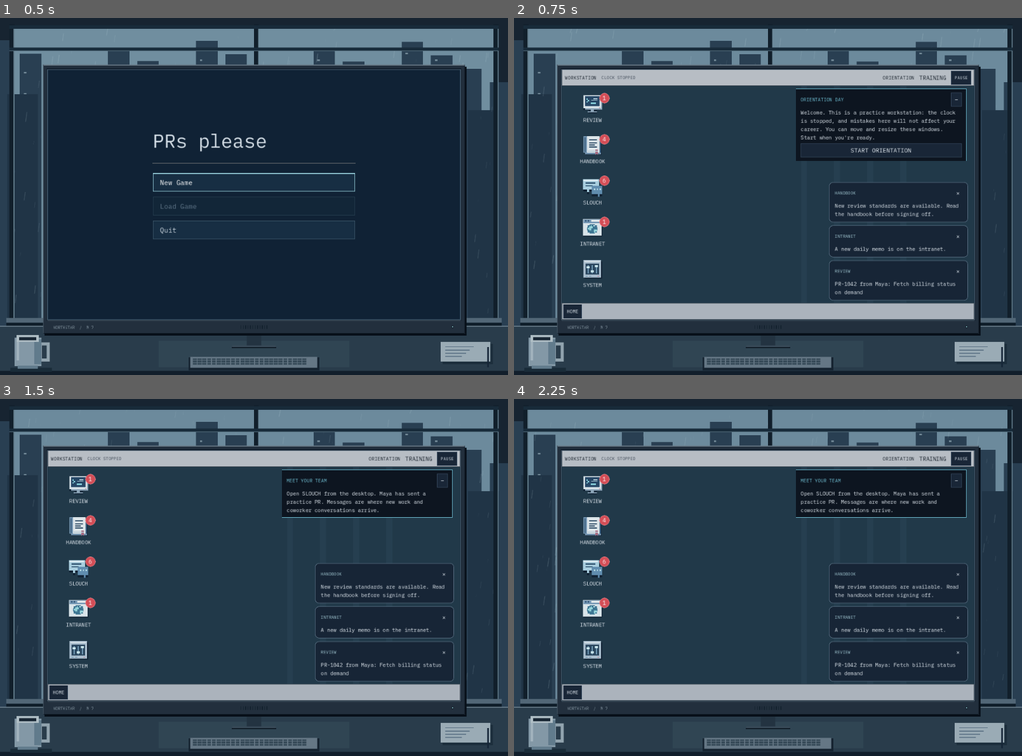
Above: before the commit, frames 1-4 (two rows, left to right).
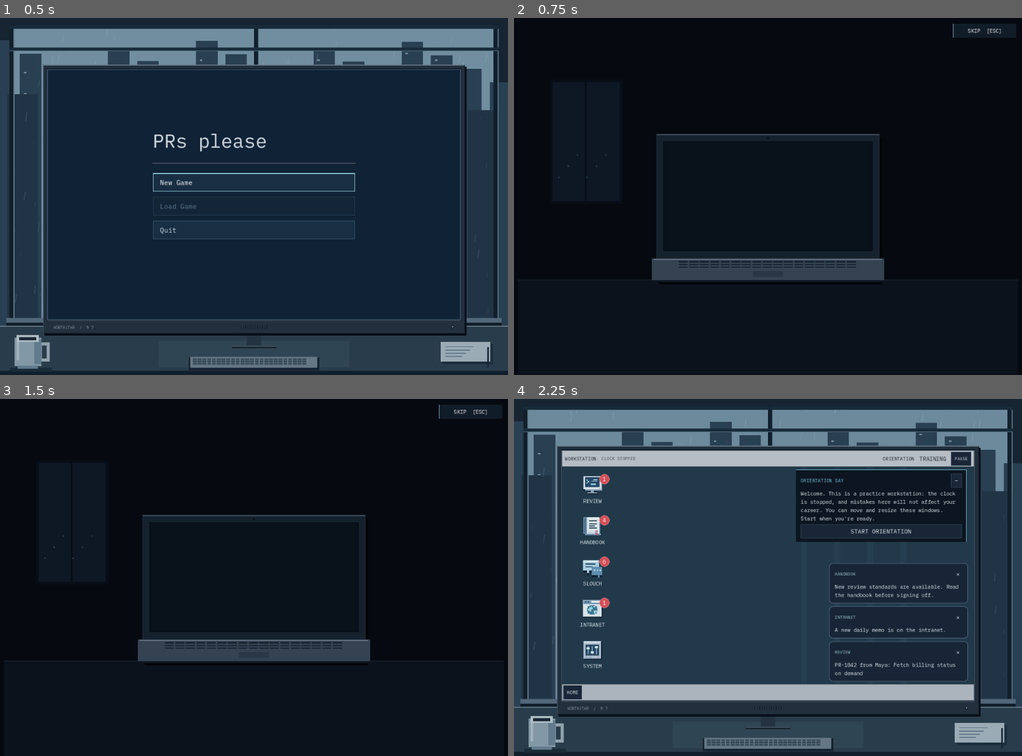
Above: after the commit, the same moments.

Repository: exponent-to/last-review
Game: Godot game, scene res://native/main.tscn
The game is run twice, just before and just after one commit, with the same random seed, the same clock (stepped at 60 frames per second) and the same inputs.
Inputs (mouse positions are in pixels of both pictures, inside the frame that each line leads up to):
- Up to frame 1 (0.5 s): no input
- Up to frame 2 (0.75 s): click "New Game" at 0.5 s
- Up to frame 3 (1.5 s): click (365, 531) at 1.25 s, where only the run before the commit has a clickable "START ORIENTATION"
- Up to frame 4 (2.25 s): click (986, 413) at 2 s, where only the run after the commit has a clickable "SKIP [ESC]"

Frame 1 is identical in both runs. In frame 2, 90% of the frame differs, in the area x 0-100%, y 0-100%; in frame 3, 91%; in frame 4, 1.8%.

Commit message:
feat: connect cold open and untimed morning news to each workday

Diff:
--- a/native/cold_open.gd
+++ b/native/cold_open.gd
@@ -127,12 +127,13 @@
 	if _completed or not is_visible_in_tree():
 		return
 	if event is InputEventKey:
+		# Consume before emitting: the parent removes this scene in the handoff.
+		get_viewport().set_input_as_handled()
 		if event.pressed and not event.echo:
 			if event.keycode == KEY_ESCAPE or (not _motion and event.keycode in [KEY_ENTER, KEY_KP_ENTER]):
 				_complete()
-			elif event.keycode == KEY_SPACE and (_skip.has_focus() or _continue.has_focus()):
+			elif event.keycode in [KEY_SPACE, KEY_ENTER, KEY_KP_ENTER] and (_skip.has_focus() or _continue.has_focus()):
 				_complete()
-		get_viewport().set_input_as_handled()
 
 
 func _unhandled_input(_event: InputEvent) -> void:
@@ -182,7 +183,16 @@
 	var origin := ((size - DESIGN_SIZE * scale_factor) * 0.5).floor()
 	draw_set_transform(origin, 0.0, Vector2.ONE * scale_factor)
 	var laptop := _laptop_rect()
-	# Only the laptop is visible; no room banner, floating dashboard, or scene cutaway.
+	var room_light := clampf((_elapsed - 1.6) / 0.8, 0.0, 1.0)
+	# The screen catches the desk edge and wall; the room stays mostly unlit.
+	draw_rect(Rect2(0, 0, 1120, 800), Color("060a10").lerp(Color("111c2b"), room_light * 0.35))
+	draw_rect(Rect2(0, 586, 1120, 214), Color("0c121c").lerp(Color("243447"), room_light * 0.3))
+	draw_rect(Rect2(0, 586, 1120, 2), Color("1d2a39").lerp(Color("47576a"), room_light * 0.3))
+	draw_rect(Rect2(72, 138, 162, 278), Color("080e18"))
+	draw_rect(Rect2(78, 144, 150, 266), Color("0e1724"))
+	draw_rect(Rect2(150, 144, 4, 266), Color("060b13"))
+	for light in range(6):
+		draw_rect(Rect2(90 + light * 21, 355 - (light % 3) * 25, 3, 4), Color("26374b"))
 	draw_rect(Rect2(laptop.position + Vector2(5, 7), laptop.size), Color("020407"))
 	draw_rect(laptop, Color("273443"))
 	draw_rect(Rect2(laptop.position + Vector2(2, 2), laptop.size - Vector2(4, 4)), Color("16212e"))
@@ -241,14 +251,16 @@
 func _draw_inbox() -> void:
 	_text(Vector2(172, 65), "Inbox", 21, Color("20354b"))
 	_text(Vector2(758, 64), "NEWEST FIRST", 11, Color("50677b"))
-	var fresh := Rect2(161, 79, 785, 65)
-	draw_rect(fresh, Color("edf5f6"))
-	draw_rect(Rect2(161, 79, 4, 65), Color("467b9c"))
-	_text(Vector2(175, 99), "NORTHSTAR  /  Morgan", 15, Color("24425b"))
-	_text(Vector2(175, 120), "An offer for you", 16, Color("172c43"))
-	_text(Vector2(778, 100), "JUST NOW", 11, Color("4a6f87"))
+	var arrived := _elapsed >= 6.6
+	if arrived:
+		var fresh := Rect2(161, 79, 785, 65)
+		draw_rect(fresh, Color("edf5f6"))
+		draw_rect(Rect2(161, 79, 4, 65), Color("467b9c"))
+		_text(Vector2(175, 99), "NORTHSTAR  /  Morgan", 15, Color("24425b"))
+		_text(Vector2(175, 120), "An offer for you", 16, Color("172c43"))
+		_text(Vector2(778, 100), "JUST NOW", 11, Color("4a6f87"))
 	for index in range(REJECTIONS.size()):
-		var y := 153 + index * 73
+		var y := (153 if arrived else 79) + index * 73
 		draw_rect(Rect2(162, y + 64, 782, 1), Color("a8bac8"))
 		_text(Vector2(175, y + 15), str(REJECTIONS[index][0]), 14, Color("4d6477"))
 		_text(Vector2(175, y + 35), str(REJECTIONS[index][1]), 15, Color("314b62"))
--- /dev/null
+++ b/native/daily_reader.gd
@@ -0,0 +1,148 @@
+extends VBoxContainer
+## In-world morning newspaper and policy memo, also available during the shift.
+signal navigate_requested(path: String)
+signal start_shift_requested
+
+const Press = preload("res://content/daily_press.gd")
+const PAPER := Color("d7dfe5")
+const INK := Color("243240")
+const MUTED := Color("526575")
+var morning := false
+var _day := 1
+var _page := "news"
+var _content: VBoxContainer
+var _scroll: ScrollContainer
+var _footer: HBoxContainer
+var _action: Button
+var _status: Label
+var _memo_seen := false
+
+func _ready() -> void:
+	size_flags_vertical = Control.SIZE_EXPAND_FILL
+	size_flags_horizontal = Control.SIZE_EXPAND_FILL
+	add_theme_constant_override("separation", 0)
+	var paper := PanelContainer.new()
+	paper.size_flags_vertical = Control.SIZE_EXPAND_FILL
+	var style := StyleBoxFlat.new()
+	style.bg_color = PAPER
+	style.content_margin_left = 18
+	style.content_margin_right = 18
+	style.content_margin_top = 16
+	style.content_margin_bottom = 16
+	paper.add_theme_stylebox_override("panel", style)
+	add_child(paper)
+	_scroll = ScrollContainer.new()
+	_scroll.size_flags_vertical = Control.SIZE_EXPAND_FILL
+	_scroll.horizontal_scroll_mode = ScrollContainer.SCROLL_MODE_DISABLED
+	_scroll.follow_focus = true
+	paper.add_child(_scroll)
+	_content = VBoxContainer.new()
+	_content.size_flags_horizontal = Control.SIZE_EXPAND_FILL
+	_content.add_theme_constant_override("separation", 8)
+	_scroll.add_child(_content)
+	_footer = HBoxContainer.new()
+	_footer.add_theme_constant_override("separation", 10)
+	add_child(_footer)
+	_status = Label.new()
+	_status.size_flags_horizontal = Control.SIZE_EXPAND_FILL
+	_status.autowrap_mode = TextServer.AUTOWRAP_WORD_SMART
+	_status.add_theme_font_size_override("font_size", 12)
+	_footer.add_child(_status)
+	_action = Button.new()
+	_action.custom_minimum_size.y = 38
+	_action.add_theme_font_size_override("font_size", 12)
+	_action.pressed.connect(func() -> void:
+		if _memo_seen: start_shift_requested.emit()
+		else: navigate_requested.emit("memo"))
+	_footer.add_child(_action)
+
+func show_page(day: int, path: String, before_shift: bool) -> void:
+	if day != _day: _memo_seen = false
+	_day = day
+	_page = path
+	morning = before_shift
+	for child: Node in _content.get_children():
+		_content.remove_child(child)
+		child.queue_free()
+	if path == "memo":
+		_memo_seen = true
+		_memo()
+	elif path.begins_with("story/"):
+		var story := Press.story(day, path.trim_prefix("story/"))
+		if story.is_empty(): _news()
+		else: _story(story)
+	else: _news()
+	_footer.visible = morning
+	_status.text = "BEFORE WORK / clock stopped"
+	_action.text = "BEGIN SHIFT" if _memo_seen else "READ TODAY'S MEMO"
+	_scroll.scroll_vertical = 0
+
+func _text(text: String, font_size: int = 14, color: Color = INK) -> Label:
+	var label := Label.new()
+	label.text = text
+	label.autowrap_mode = TextServer.AUTOWRAP_WORD_SMART
+	label.size_flags_horizontal = Control.SIZE_EXPAND_FILL
+	label.add_theme_color_override("font_color", color)
+	label.add_theme_font_size_override("font_size", font_size)
+	_content.add_child(label)
+	return label
+
+func _link(text: String, target: String, font_size: int = 17) -> void:
+	var link := RichTextLabel.new()
+	link.bbcode_enabled = true
+	link.fit_content = true
+	link.scroll_active = false
+	link.size_flags_horizontal = Control.SIZE_EXPAND_FILL
+	link.add_theme_color_override("default_color", INK)
+	link.add_theme_font_size_override("normal_font_size", font_size)
+	link.text = "[url=%s]%s[/url]" % [target, text]
+	link.meta_clicked.connect(func(path: Variant) -> void: navigate_requested.emit(str(path)))
+	_content.add_child(link)
+
+func _divider() -> void:
+	var line := HSeparator.new()
+	_content.add_child(line)
+
+func _masthead() -> void:
+	_text("h   Hackerish News", 23)
+	_text(["MONDAY", "TUESDAY", "WEDNESDAY", "THURSDAY", "FRIDAY"][(_day - 1) % 5] + " / new · work · things that used to need people", 11, MUTED)
+	_divider()
+
+func _news() -> void:
+	_masthead()
+	for article: Dictionary in Press.stories(_day):
+		_link(str(article.title), "story/" + str(article.id))
+		_text(str(article.source) + " · " + str(article.byline), 11, MUTED)
+		_divider()
+	_text("You've reached the bottom. Something to try in the real world.", 12, MUTED)
+
+func _story(article: Dictionary) -> void:
+	_link("← Front page", "news", 13)
+	_text(str(article.title), 22)
+	_text(str(article.source) + " / " + str(article.byline), 12, MUTED)
+	_divider()
+	_text(str(article.body), 15)
+	var comments: Array = article.get("comments", [])
+	if not comments.is_empty():
+		_divider()
+		_text("DISCUSSION", 12, MUTED)
+		for comment: String in comments: _text(comment, 13)
+
+func _memo() -> void:
+	var memo := Press.memo(_day)
+	if memo.is_empty():
+		_text("No memo for this day.")
+		return
+	_text("NORTHSTAR / ENGINEERING OPERATIONS", 12, MUTED)
+	_text(str(memo.subject), 23)
+	_text("From: Morgan · To: Review desk", 12, MUTED)
+	_divider()
+	_text(str(memo.body), 14)
+	_text("AT YOUR DESK TODAY", 12, MUTED)
+	for mechanic: String in memo.mechanics: _text("• " + mechanic, 14)
+	_divider()
+	_text("STANDARDS EFFECTIVE TODAY", 12, MUTED)
+	for rule: Dictionary in memo.rules:
+		_text(str(rule.id) + "  " + str(rule.title), 16)
+		_text(str(rule.text), 14)
+	_text("Earlier standards remain in force. The Handbook has the complete active index.", 12, MUTED)
--- a/native/desktop_notifications.gd
+++ b/native/desktop_notifications.gd
@@ -86,9 +86,14 @@
 func _fit() -> void:
 	if not is_inside_tree(): return
 	_stack.size.x = minf(350, maxf(200, size.x - 32))
-	await get_tree().process_frame
-	if not is_inside_tree(): return
-	await get_tree().process_frame
+	if not get_tree().process_frame.is_connected(_queue_fit_position):
+		get_tree().process_frame.connect(_queue_fit_position, CONNECT_ONE_SHOT)
+
+func _queue_fit_position() -> void:
+	if is_inside_tree() and not get_tree().process_frame.is_connected(_fit_position):
+		get_tree().process_frame.connect(_fit_position, CONNECT_ONE_SHOT)
+
+func _fit_position() -> void:
 	if not is_inside_tree(): return
 	_stack.size.y = _stack.get_combined_minimum_size().y
 	_stack.position = Vector2(size.x - _stack.size.x - 16, maxf(40, size.y - _stack.size.y - 48))
--- a/native/interface.gd
+++ b/native/interface.gd
@@ -16,6 +16,7 @@
 const Notifications = preload("res://native/desktop_notifications.gd")
 const DesktopWindow = preload("res://native/desktop_window.gd")
 const Chat = preload("res://content/chat.gd")
+const DailyReader = preload("res://native/daily_reader.gd")
 const Catalog = preload("res://content/catalog.gd")
 const TerminalFont: FontFile = preload("res://art/fonts/IBMPlexMono-Regular.ttf")
 const BACK: Color = Color("101824")
@@ -71,6 +72,9 @@
 var _last_phase: String = ""
 var _browser_address: LineEdit
 var _browser_text: Label
+var _browser_plain: ScrollContainer
+var _daily_reader: DailyReader
+var morning_active := false
 var _browser_back: Button
 var _browser_history: Array[String] = []
 var _browser_path: String = "home"
@@ -648,12 +652,19 @@
 	navigation.add_child(_browser_address)
 	_button(navigation, "HOME", _browse.bind("home"))
 	var links: HBoxContainer = _row(page)
+	_button(links, "NEWS", _browse.bind("news"))
 	_button(links, "PROCEDURE", _browse.bind("procedure"))
 	_button(links, "DAILY MEMO", _browse.bind("memo"))
 	_button(links, "STANDARDS", _open_app.bind("rules"))
 	_button(links, "SLOUCH", _open_app.bind("chat"))
 	var content: VBoxContainer = _scroll_column(page)
 	_browser_text = _paragraph(content, "", 15)
+	_browser_plain = content.get_parent()
+	_daily_reader = DailyReader.new()
+	page.add_child(_daily_reader)
+	_daily_reader.navigate_requested.connect(_browse)
+	_daily_reader.start_shift_requested.connect(_finish_morning)
+	_daily_reader.hide()
 	_browse("home")
 
 
@@ -663,13 +674,39 @@
 	_browser_path = path
 	_browser_address.text = "intranet://engineering/" + path
 	_browser_back.disabled = _browser_history.is_empty()
+	var reading := path in ["news", "memo"] or path.begins_with("story/")
+	_browser_plain.visible = not reading
+	_daily_reader.visible = reading
+	if reading:
+		_daily_reader.show_page(int(_state.get("day", 1)), path, morning_active)
+		return
 	match path:
 		"procedure":
 			_browser_text.text = "REVIEW PROCEDURE\n\nRead the author packet and changed code. Use the standards index to identi …(274 unchanged characters)…
-		"memo":
-			_browser_text.text = "DAILY OPERATIONS MEMO\n\n" + Catalog.briefing(int(_state.get("day", 1)))
 		_:
-			_browser_text.text = "ENGINEERING INTRANET\nLOCAL TERMINA …(98 unchanged characters)… H to read messages from your coworkers, or DAILY MEMO for the current instructions.\n\nExternal access restricted by company policy."
+			_browser_text.text = "ENGINEERING INTRANET\nLOCAL TERMINA …(98 unchanged characters)… H to read messages from your coworkers, NEWS for the morning headlines, or DAILY MEMO for the current instructions.\n\nExternal access restricted by company policy."
+
+
+func begin_morning() -> void:
+	morning_active = true
+	_browser_history.clear()
+	_browse("news", false)
+	_open_app("browser")
+	if not _windows["browser"].maximized: _windows["browser"].toggle_maximize()
+	# Morning reading explains these arrivals; keep badges, clear covering bubbles.
+	for app: String in _app_counts: _notifications.clear_app(app)
+	_clock_label.text = "09:00"
+	_footer.text = "BEFORE WORK · read the news and memo"
+
+
+func _finish_morning() -> void:
+	if not morning_active or not _daily_reader._memo_seen: return
+	morning_active = false
+	_daily_reader.show_page(int(_state.get("day", 1)), _browser_path, false)
+	_windows["browser"].minimize_window()
+	_footer.text = "READY"
+	_update_dock()
+	focus_workspace()
 
 
 func _browser_go_back() -> void:
@@ -1040,8 +1077,8 @@
 		var briefing: String = Catalog.briefing(day)
 		_briefing_dialog.dialog_text = briefing
 		_filter_rules()
-		if _browser_path == "memo":
-			_browse("memo", false)
+		if _browser_path in ["memo", "news"] or _browser_path.begins_with("story/"):
+			_browse("news" if _browser_path.begins_with("story/") else _browser_path, false)
 	for entry: Dictionary in _rule_rows:
 		var rule: Dictionary = entry["rule"]
 		var check: CheckBox = entry["check"]
@@ -1234,8 +1271,15 @@
 
 func _fit_tutorial() -> void:
 	if not is_inside_tree(): return
-	await get_tree().process_frame
-	if not is_inside_tree(): return
-	await get_tree().process_frame
+	if not get_tree().process_frame.is_connected(_queue_tutorial_fit):
+		get_tree().process_frame.connect(_queue_tutorial_fit, CONNECT_ONE_SHOT)
+
+
+func _queue_tutorial_fit() -> void:
+	if is_inside_tree() and not get_tree().process_frame.is_connected(_apply_tutorial_fit):
+		get_tree().process_frame.connect(_apply_tutorial_fit, CONNECT_ONE_SHOT)
+
+
+func _apply_tutorial_fit() -> void:
 	if is_inside_tree():
 		_tutorial_panel.size.y = _tutorial_panel.get_combined_minimum_size().y
--- a/native/main.gd
+++ b/native/main.gd
@@ -5,6 +5,7 @@
 const GameInterface = preload("res://native/interface.gd")
 const ComputerFrame = preload("res://native/computer_frame.gd")
 const MainMenu = preload("res://native/main_menu.gd")
+const ColdOpen = preload("res://native/cold_open.gd")
 const Tutorial = preload("res://native/tutorial.gd")
 
 var state: Dictionary = {}
@@ -16,6 +17,7 @@
 var _focused: bool = true
 var menu: MainMenu
 var tutorial: Dictionary = {}
+var _cold_open: ColdOpen
 
 func _ready() -> void:
 	get_window().min_size = Vector2i(1120, 800)
@@ -49,7 +51,19 @@
 	_render()
 
 func _new_game() -> void:
+	if is_instance_valid(_cold_open): return
 	menu.hide()
+	interface.hide()
+	_cold_open = ColdOpen.new()
+	add_child(_cold_open)
+	_cold_open.finished.connect(_start_orientation)
+	_cold_open.set_motion(motion_enabled)
+
+func _start_orientation() -> void:
+	if is_instance_valid(_cold_open):
+		remove_child(_cold_open)
+		_cold_open.queue_free()
+		_cold_open = null
 	paused = false
 	_clock_fraction = 0.0
 	tutorial = Tutorial.initial_progress()
@@ -77,7 +91,7 @@
 		paused = false
 		_build_interface()
 		interface.focus_workspace()
-		interface.notify("Monday. Your first shift has begun. Incoming work arrives in SLOUCH.")
+		interface.begin_morning()
 	else:
 		_tutorial_event({"type": "welcome-start"})
 
@@ -104,7 +118,7 @@
 func _tick_shift(delta: float) -> void:
 	if not tutorial.is_empty() or not is_instance_valid(interface) or not interface.visible or paused or not _focused or state.get("phase") != "review":
 		return
-	if interface._confirmation.visible:
+	if interface._confirmation.visible or interface.morning_active:
 		return
 	_clock_fraction += maxf(0.0, delta)
 	var seconds := int(_clock_fraction)
@@ -136,6 +150,9 @@
 
 func _on_command(command: Dictionary) -> void:
 	if paused:
+		return
+	if interface.morning_active:
+		interface.notify("Read today's memo in INTRANET, then choose BEGIN SHIFT.")
 		return
 	if not tutorial.is_empty() and command.get("type") == "review" and int(tutorial.stage) != 6:
 		interface.notify("Finish the orientation steps before sending this practice review.")
@@ -154,6 +171,8 @@
 	if int(state.day) != previous_day:
 		_clock_fraction = 0.0
 	_render()
+	if int(state.day) != previous_day and state.phase == "review":
+		interface.begin_morning()
 
 func _on_save() -> void:
 	var result: Dictionary = SaveStore.save_game(state, tutorial)
@@ -173,6 +192,8 @@
 	menu.hide()
 	_build_interface()
 	_set_paused(state.phase == "review")
+	if tutorial.is_empty() and state.phase == "review" and int(state.shift_seconds) == 0:
+		interface.begin_morning()
 	interface.notify(str(result.error) if not str(result.get("error", "")).is_empty() else "Saved game loaded.")
 
 func _on_reset() -> void:
@@ -181,6 +202,7 @@
 func _on_motion(enabled: bool) -> void:
 	motion_enabled = enabled
 	if is_instance_valid(menu): menu.set_motion(enabled)
+	if is_instance_valid(_cold_open): _cold_open.set_motion(enabled)
 	if is_instance_valid(scenery):
 		scenery.set_motion(enabled and _focused and not paused)
 
--- a/tests/test_application.gd
+++ b/tests/test_application.gd
@@ -21,8 +21,13 @@
 	_check(int(app.state.shift_seconds) == 0 and app.menu.visible and not app.interface.visible, "Main menu must appear before play and stop time.")
 	app.menu._new_game.pressed.emit()
 	await process_frame
+	_check(is_instance_valid(app._cold_open) and not app.interface.visible, "New Game plays the cold open before the workstation.")
+	app._tick_shift(60.0)
+	_check(int(app.state.shift_seconds) == 0, "Cold open cannot spend shift time.")
+	app._cold_open.advance_sequence(30.0)
+	await process_frame
 	_check(not app.tutorial.is_empty() and app.state.decisions.is_empty(), "New Game starts practice without career consequences.")
-	_check(app.interface.visible and not app.menu.visible, "New Game opens the workstation directly.")
+	_check(app.interface.visible and not app.menu.visible, "The signed offer hands off to the orientation workstation.")
 	var release := InputEventKey.new()
 	release.keycode = KEY_ENTER
 	release.pressed = false
@@ -53,6 +58,12 @@
 	_check(int(app.tutorial.stage) == 7, "A complete practice review reaches the handoff.")
 	app.interface._tutorial_next.pressed.emit()
 	_check(app.tutorial.is_empty() and app.state == Main.Simulation.initial_state(), "Monday must start with fresh time, pay, relationships, and decisions.")
+	_check(app.interface.morning_active and app.interface._browser_path == "news", "Monday opens the morning news before work.")
+	app._tick_shift(60.0)
+	_check(int(app.state.shift_seconds) == 0, "Morning reading does not spend the shift.")
+	app.interface._browse("memo")
+	app.interface._finish_morning()
+	_check(not app.interface.morning_active, "Reading the memo and beginning work releases the clock.")
 	app._clock_fraction = 0.0
 	app._tick_shift(1.25)
 	app._tick_shift(0.75)
@@ -77,10 +88,21 @@
 	var closed: Dictionary = app.state.duplicate(true)
 	app._tick_shift(120.0)
 	_check(app.state == closed, "Closed shifts must not keep charging time or wages.")
+	app._on_command({"type": "next-day", "choice": "rest"})
+	_check(int(app.state.day) == 2 and app.interface.morning_active, "Every new workday gets its own morning news and memo.")
+	app._tick_shift(60.0)
+	_check(int(app.state.shift_seconds) == 0, "Next-day reading also leaves all six minutes available.")
 	app._on_motion(false)
 	app._on_focus_exited()
 	app._on_focus_entered()
 	_check(not app.scenery.is_processing(), "Focus restore must honor disabled background motion.")
+	app._new_game()
+	var skip := InputEventKey.new()
+	skip.pressed = true
+	skip.keycode = KEY_ESCAPE
+	app._cold_open._input(skip)
+	await process_frame
+	_check(not is_instance_valid(app._cold_open) and app.interface.visible, "Escape consumes its input before the cold-open handoff removes the scene.")
 	app.free()
 	print("Native application handoff: %d failures" % failures)
 	quit(1 if failures else 0)
--- /dev/null
+++ b/tests/test_daily_reader.gd
@@ -0,0 +1,57 @@
+extends SceneTree
+const Reader = preload("res://native/daily_reader.gd")
+const UI = preload("res://native/interface.gd")
+const Simulation = preload("res://native/simulation.gd")
+const Press = preload("res://content/daily_press.gd")
+var checks := 0
+var failures := 0
+
+func _initialize() -> void: run.call_deferred()
+func check(ok: bool, message: String) -> void:
+	checks += 1
+	if not ok:
+		failures += 1
+		push_error(message)
+
+func run() -> void:
+	root.size = Vector2i(1280, 900)
+	var ui := UI.new()
+	root.add_child(ui)
+	ui.render_state(Simulation.initial_state())
+	for frame in range(4): await process_frame
+	ui.begin_morning()
+	check(ui.morning_active and ui._windows.browser.visible and ui._browser_path == "news", "Morning opens the news in the real browser window.")
+	var links: Array = []
+	for child: Node in ui._daily_reader._content.get_children():
+		if child is RichTextLabel: links.append(child)
+	check(links.size() == 3, "The condensed front page offers three clickable stories.")
+	var first: Dictionary = Press.stories(1)[0]
+	links[0].meta_clicked.emit("story/" + str(first.id))
+	check(ui._browser_path == "story/" + str(first.id), "A front-page headline opens its full article.")
+	var body_found := false
+	for child: Node in ui._daily_reader._content.get_children():
+		if child is Label and child.text == first.body: body_found = true
+	check(body_found, "Articles show authored story text rather than a placeholder.")
+	ui._browser_go_back()
+	check(ui._browser_path == "news", "Browser back returns from an article to the front page.")
+	ui._finish_morning()
+	check(ui.morning_active, "The morning cannot finish without opening the day's memo.")
+	ui._daily_reader._action.pressed.emit()
+	check(ui._browser_path == "memo" and ui._daily_reader._action.text == "BEGIN SHIFT", "The morning action opens the memo before offering to start work.")
+	for viewport: Vector2i in [Vector2i(1280, 900), Vector2i(1120, 800)]:
+		root.size = viewport
+		for frame in range(6): await process_frame
+		check(ui._daily_reader._scroll.get_h_scroll_bar().max_value <= ui._daily_reader._scroll.size.x + 2, "Memo text wraps inside the browser at %s." % viewport)
+		check(ui._windows.browser.get_global_rect().encloses(ui._daily_reader._action.get_global_rect()), "Begin Shift remains visible outside the scrolling memo at %s." % viewport)
+	ui._browse("news")
+	check(ui._daily_reader._action.text == "BEGIN SHIFT", "After reading the memo, the player can keep browsing news and start from there.")
+	ui._daily_reader._action.pressed.emit()
+	check(not ui.morning_active and not ui._windows.browser.visible, "Beginning the shift closes the morning reader.")
+	ui._open_app("browser")
+	ui._browse("news")
+	check(not ui._daily_reader._footer.visible, "Reopening the news during work does not offer another shift start.")
+	ui._browse("memo")
+	check(ui._daily_reader._page == "memo", "The memo remains available during work.")
+	ui.free()
+	print("Daily reader: %d checks, %d failures" % [checks, failures])
+	quit(1 if failures else 0)
Not shown, added: native/daily_reader.gd.uid
Not shown, added: tests/test_cold_open.gd.uid
Not shown, added: tests/test_daily_reader.gd.uid
Not shown, changed: README.md
Not shown, changed: docs/interface.md
Not shown, changed: docs/verification.md
Not shown, changed: scripts/check.sh
